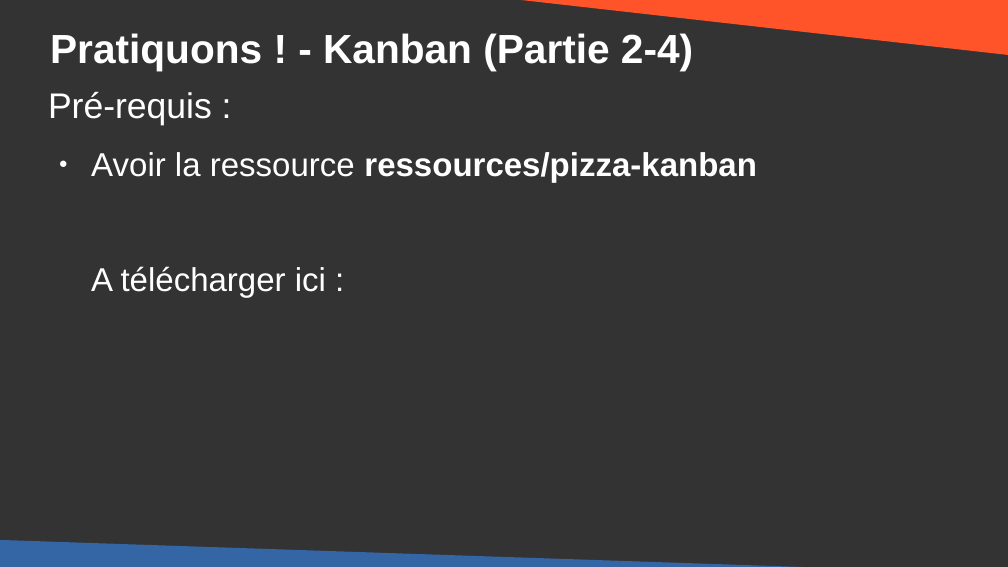
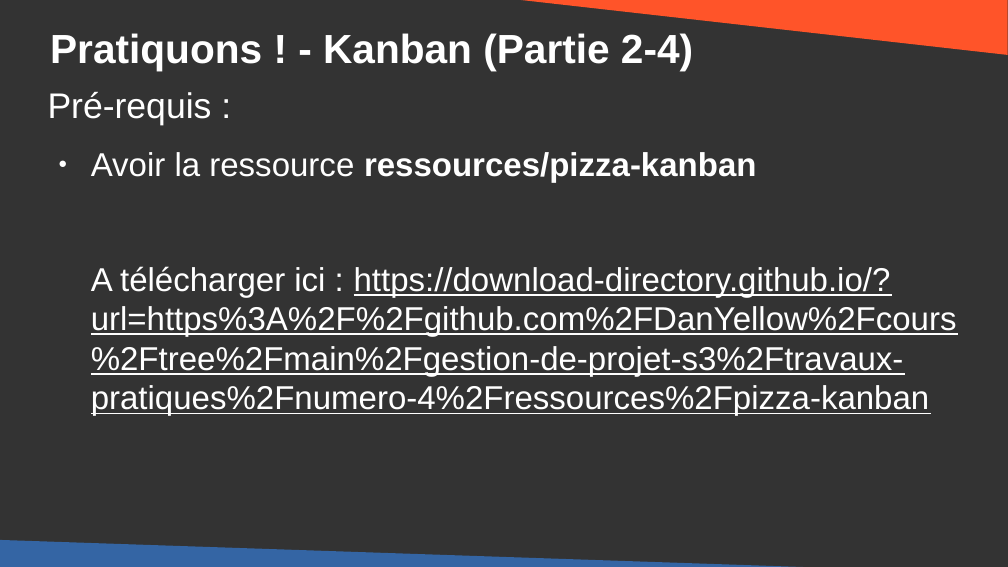
Before and after one commit to DanYellow/cours, a slide deck: slide 29 of gestion-de-projet-s3/travaux-pratiques/numero-4/presentation.odp (slide 34 before the commit). Drawn at 1008x567 pixels with LibreOffice and Linux fonts; fonts in the diff are those of the drawing. Boxes give left, top, right and bottom in pixels: in the first picture for what was removed or moved away, otherwise in the second. Text is boxed around its words. In the diff, an @@ line names an element or a change of style, - is before the commit and + after.

```diff
--- a/gestion-de-projet-s3/travaux-pratiques/numero-4/presentation.odp
+++ b/gestion-de-projet-s3/travaux-pratiques/numero-4/presentation.odp
@@ text at (91,266,957,416): text changed @@
-A télécharger ici :
+A télécharger ici : https://download-directory.github.io/?url=https%3A%2F%2Fgithub.com%2FDanYellow%2Fcours%2Ftree%2Fmain%2Fgestion-de-projet-s3%2Ftravaux-pratiques%2Fnumero-4%2Fressources%2Fpizza-kanban
```
Also in this commit, not shown: 1 other slide changed, 1 other file.
